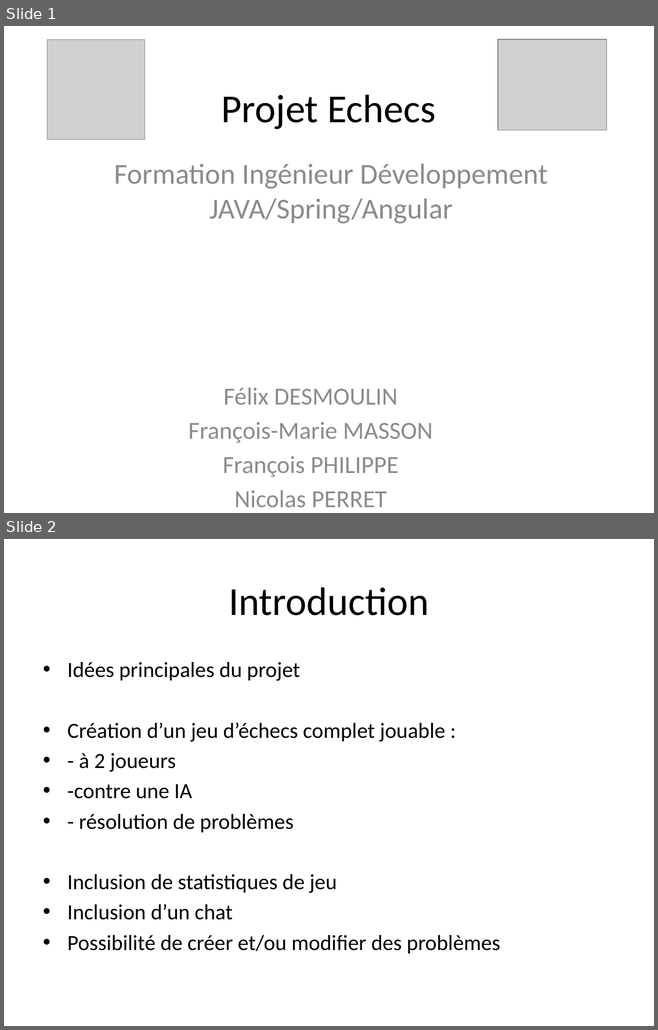
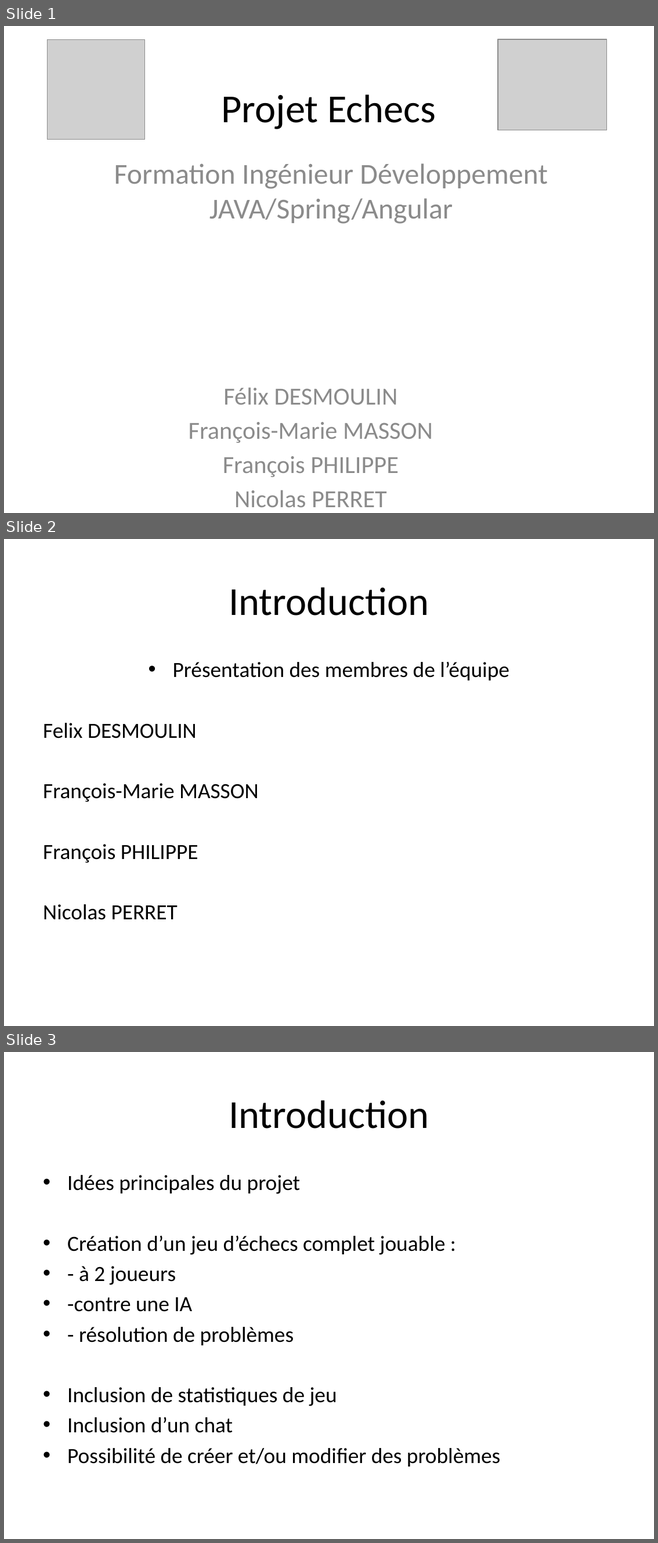
Before and after one commit to NicoPerret/projet-echec, a slide deck: Diapo présentation projet.pptx. Shown one above the other, each under a label of ours: slides 1 and 2 before the commit, slides 1, 2 and 3 after it. The pictures are 658x1030 and 658x1543 pixels, drawn with LibreOffice and Linux fonts; fonts in the diff are those of the drawing; grey boxes stand for pictures. Boxes give left, top, right and bottom in pixels: in the first picture for what was removed or moved away, otherwise in the second. Text is boxed around its words. In the diff, an @@ line names an element or a change of style, - is before the commit and + after.

```diff
--- a/Diapo présentation projet.pptx
+++ b/Diapo présentation projet.pptx
@@ slide 2 added at <box>4,539,654,1026</box>, background #FFFFFF @@
@@ title added at <box>228,587,429,616</box>, 44 pt, text #000000 @@
+Introduction
@@ text added at <box>43,662,509,920</box>, 24 pt, text #000000 @@
+• Présentation des membres de l’équipe
+Felix DESMOULIN
+François-Marie MASSON
+François PHILIPPE
+Nicolas PERRET
@@ what was slide 2 is now slide 3 @@
```
Also in this commit, not shown: 9 other files.
